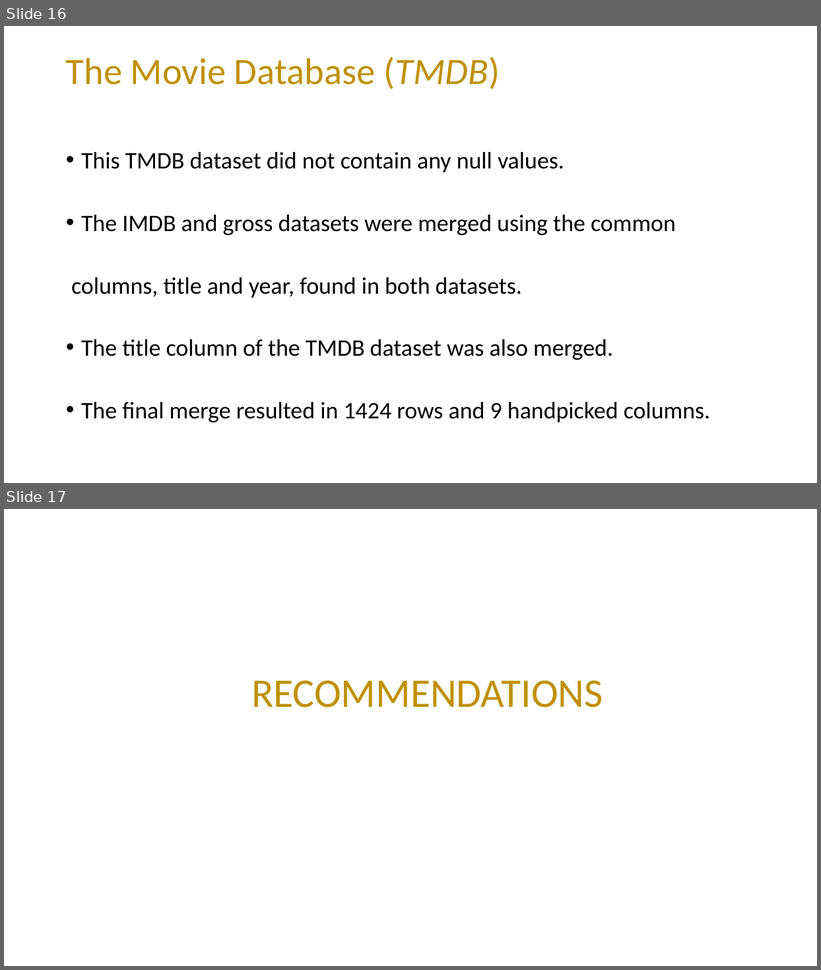
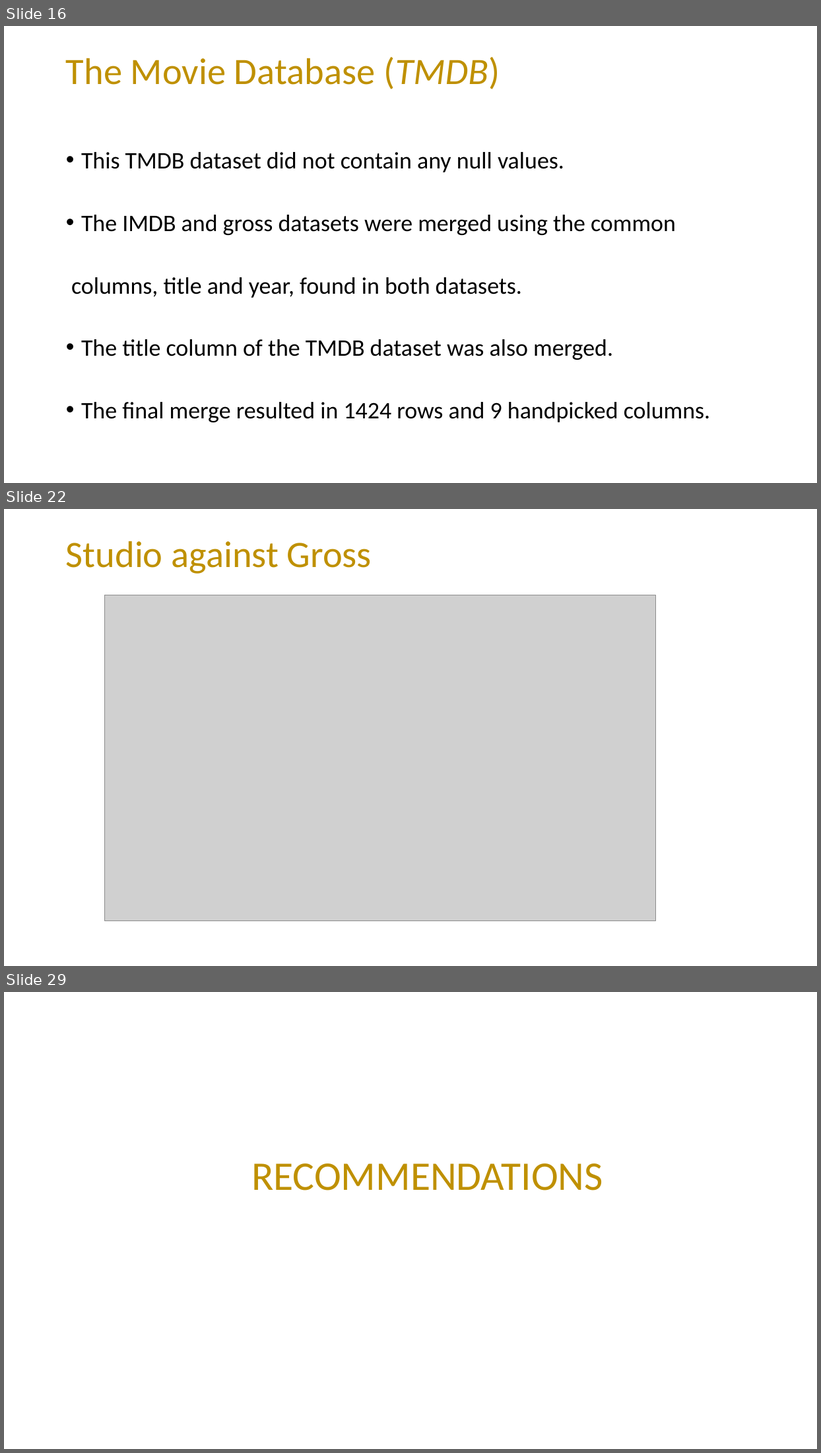
Before and after one commit to mading225/GROUP-6-PROJECT-, a slide deck: project.pptx. Shown one above the other, each under a label of ours: slides 16 and 17 before the commit, slides 16, 22 and 29 after it; the slides between them are not shown. The pictures are 821x970 and 821x1453 pixels, drawn with LibreOffice and Linux fonts; fonts in the diff are those of the drawing; grey boxes stand for pictures. Boxes give left, top, right and bottom in pixels: in the first picture for what was removed or moved away, otherwise in the second. Text is boxed around its words. In the diff, an @@ line names an element or a change of style, - is before the commit and + after.

```diff
--- a/project.pptx
+++ b/project.pptx
@@ slide 22 added at bbox=[4, 509, 817, 966], background #FFFFFF @@
@@ title added at bbox=[66, 541, 372, 574], 44 pt, text #BF9000 @@
+Studio against Gross
@@ picture added at bbox=[104, 595, 656, 921] @@
@@ what was slide 17 is now slide 29 @@
```
Also in this commit, not shown: 11 other slides added.
